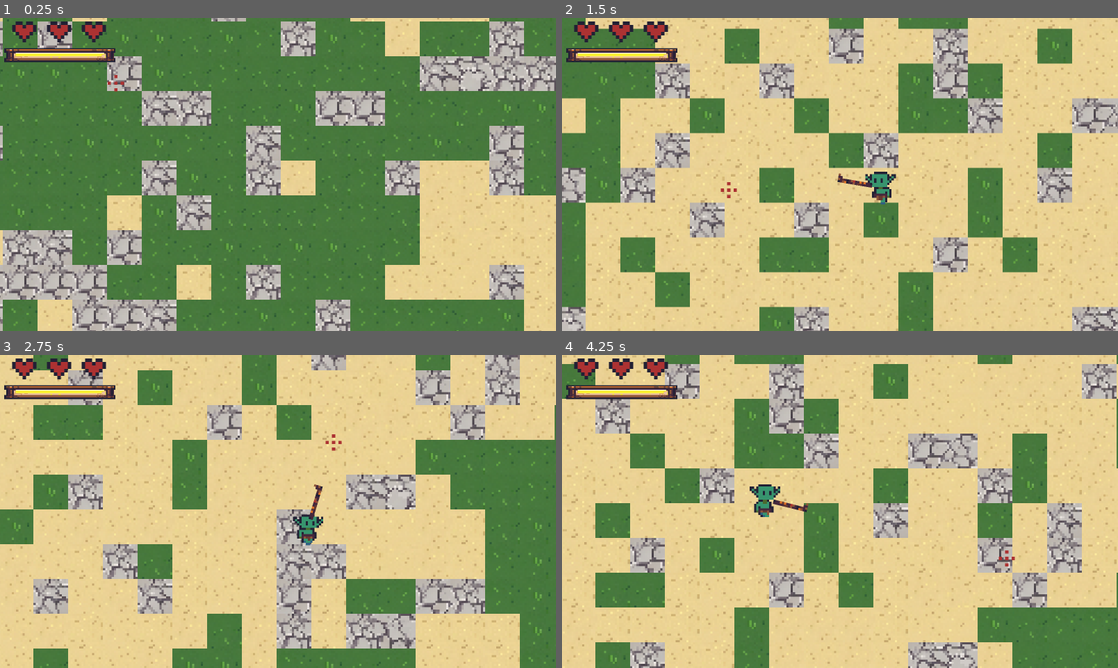
Above: before the commit, frames 1-4 (two rows, left to right).
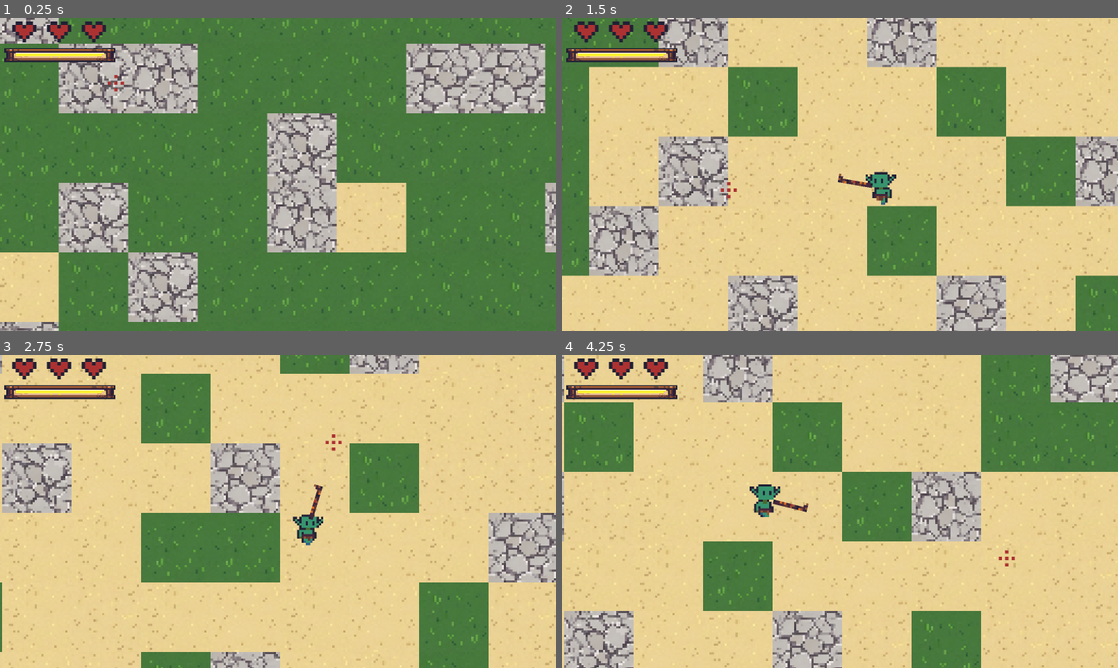
Above: after the commit, the same moments.

Repository: futurediffusion/nuclear-sand-box
Game: Godot game, scene res://scenes/main.tscn
The game is run twice, just before and just after one commit, with the same random seed, the same clock (stepped at 60 frames per second) and the same inputs. The project has no main scene, so this scene is started directly. Sound files missing from this copy of the repository are replaced by a short silence.
Inputs (mouse positions are in pixels of both pictures, inside the frame that each line leads up to):
- Up to frame 1 (0.25 s): no input
- Up to frame 2 (1.5 s): tap Enter at 0.5 s; move the mouse to (962, 158) at 0.52 s; hold Right (move_right) 0.53-1.28 s; click (962, 158) at 0.6 s; move the mouse to (728, 190) at 1.27 s; hold Down (move_down) from 1.28 s (still down); right-click (728, 190) at 1.35 s
- Up to frame 3 (2.75 s): move the mouse to (333, 442) at 2.02 s; release Down (move_down) at 2.03 s; hold Right (move_right) from 2.03 s (still down); tap 1 at 2.1 s
- Up to frame 4 (4.25 s): move the mouse to (812, 574) at 2.77 s; release Right (move_right) at 2.78 s; hold Up (move_up) 2.78-3.53 s; tap 2 at 2.85 s; move the mouse to (1006, 558) at 3.52 s; hold Left (move_left) from 3.53 s (still down); tap 3 at 3.6 s

The runs differ from the first frame. In frame 1, 52% of the frame differs, in the area x 0-100%, y 0-100%; in frame 2, 51%; in frame 3, 54%; in frame 4, 54%.

Commit message:
32x32 fix and tabern sprites

Diff:
--- a/art/tiles/terrain.tres
+++ b/art/tiles/terrain.tres
@@ -2,45 +2,19 @@
 
 [ext_resource type="Texture2D" uid="uid://q6q3alo0lsht" path="res://art/tiles/floortiles.png" id="1_7fais"]
 
-[sub_resource type="TileSetAtlasSource" id="TileSetAtlasSource_v1e5s"]
+[sub_resource type="TileSetAtlasSource" id="TileSetAtlasSource_7fais"]
 texture = ExtResource("1_7fais")
 texture_region_size = Vector2i(32, 32)
 0:0/0 = 0
 1:0/0 = 0
 2:0/0 = 0
-3:0/0 = 0
-4:0/0 = 0
-5:0/0 = 0
+2:1/0 = 0
+2:2/0 = 0
+1:2/0 = 0
+1:1/0 = 0
 0:1/0 = 0
-1:1/0 = 0
-2:1/0 = 0
-3:1/0 = 0
-4:1/0 = 0
-5:1/0 = 0
 0:2/0 = 0
-1:2/0 = 0
-2:2/0 = 0
-3:2/0 = 0
-4:2/0 = 0
-5:2/0 = 0
-0:3/0 = 0
-1:3/0 = 0
-2:3/0 = 0
-3:3/0 = 0
-4:3/0 = 0
-5:3/0 = 0
-0:4/0 = 0
-1:4/0 = 0
-2:4/0 = 0
-3:4/0 = 0
-4:4/0 = 0
-5:4/0 = 0
-0:5/0 = 0
-1:5/0 = 0
-2:5/0 = 0
-3:5/0 = 0
-4:5/0 = 0
-5:5/0 = 0
 
 [resource]
-sources/0 = SubResource("TileSetAtlasSource_v1e5s")
+tile_size = Vector2i(32, 32)
+sources/0 = SubResource("TileSetAtlasSource_7fais")
--- a/scripts/world/world.gd
+++ b/scripts/world/world.gd
@@ -4,7 +4,7 @@
 
 @export var width: int = 256
 @export var height: int = 256
-@export var chunk_size: int = 64
+@export var chunk_size: int = 32
 @export var active_radius: int = 1  # chunks activos alrededor del player
 @export var copper_ore_scene: PackedScene
 @export var chunk_check_interval: float = 0.3
@@ -19,7 +19,7 @@
 var current_player_chunk := Vector2i(-999, -999)
 
 var spawn_tile: Vector2i
-const COPPER_MIN_DIST_TILES := 20
+const COPPER_MIN_DIST_TILES := 10
 var _chunk_timer: float = 0.0
 var _pick_rng := RandomNumberGenerator.new()
 
@@ -33,20 +33,20 @@
 # Formato: [atlas_coords, peso_relativo]
 # Bioma: 0=arena, 1=pasto, 2=piedra
 const BIOME_TILES = {
-	0: [  # Arena
-		{"col_range": [0,2], "row": 1, "w": 70},  # los 3 tiles de arena
-		{"col_range": [0,2], "row": 2, "w": 15},  # los 3 tiles de piedra (invasión)
-		{"col_range": [0,2], "row": 0, "w": 15},  # los 3 tiles de pasto (invasión)
+	0: [  # Arena dominante
+		{"col_range": [0,2], "rows": [1], "w": 70},  # arena
+		{"col_range": [0,2], "rows": [2], "w": 15},  # invasión piedra
+		{"col_range": [0,2], "rows": [0], "w": 15},  # invasión pasto
 	],
-	1: [  # Pasto
-		{"col_range": [0,2], "row": 0, "w": 70},  # los 3 tiles de pasto
-		{"col_range": [0,2], "row": 2, "w": 20},  # los 3 tiles de piedra
-		{"col_range": [0,2], "row": 1, "w": 10},  # los 3 tiles de arena
+	1: [  # Pasto dominante
+		{"col_range": [0,2], "rows": [0], "w": 70},  # pasto
+		{"col_range": [0,2], "rows": [2], "w": 20},  # piedra
+		{"col_range": [0,2], "rows": [1], "w": 10},  # arena
 	],
-	2: [  # Piedra
-		{"col_range": [0,2], "row": 2, "w": 70},  # los 3 tiles de piedra
-		{"col_range": [0,2], "row": 1, "w": 20},  # los 3 tiles de arena
-		{"col_range": [0,2], "row": 0, "w": 10},  # los 3 tiles de pasto
+	2: [  # Piedra dominante
+		{"col_range": [0,2], "rows": [2], "w": 70},  # piedra
+		{"col_range": [0,2], "rows": [1], "w": 20},  # arena
+		{"col_range": [0,2], "rows": [0], "w": 10},  # pasto
 	],
 }
 
@@ -123,8 +123,12 @@
 	for cpos in loaded_chunks.keys():
 		if not needed.has(cpos):
 			unload_chunk(cpos)
-			generated_chunks.erase(cpos)
-			generating_chunks.erase(cpos)
+
+			# OJO: NO borrar generated_chunks.
+			# Si lo borras, el chunk se regenera al volver y rompe la coherencia del mundo.
+			# generated_chunks.erase(cpos)
+			# generating_chunks.erase(cpos)
+
 			unload_chunk_entities(cpos)
 			loaded_chunks.erase(cpos)
 
@@ -141,6 +145,7 @@
 				continue
 
 			var tile_atlas := pick_tile(x, y)
+			tile_atlas.y = clampi(tile_atlas.y, 0, 2)
 			tilemap.set_cell(0, Vector2i(x, y), 0, tile_atlas)
 
 		if y % 8 == 0:
@@ -172,25 +177,25 @@
 	var biome := get_biome(x, y)
 	var tiles: Array = BIOME_TILES[biome]
 
-	var total_weight := 0
+	var total_weight: int = 0
 	for t in tiles:
-		total_weight += t["w"]
+		total_weight += int(t["w"])
 
 	_pick_rng.seed = hash(Vector2i(x, y))
 
-	# 1) elegir qué grupo de tile gana (por peso)
-	var roll := _pick_rng.randi_range(0, total_weight - 1)
-	var acc := 0
-	var winner: Dictionary
+	var roll: int = _pick_rng.randi_range(0, total_weight - 1)
+	var acc: int = 0
+	var winner: Dictionary = {}
 	for t in tiles:
-		acc += t["w"]
+		acc += int(t["w"])
 		if roll < acc:
 			winner = t
 			break
 
-	# 2) dentro del grupo ganador, elegir la columna aleatoria (los 3 cuadros)
-	var col := _pick_rng.randi_range(winner["col_range"][0], winner["col_range"][1])
-	return Vector2i(col, winner["row"])
+	var col: int = _pick_rng.randi_range(int(winner["col_range"][0]), int(winner["col_range"][1]))
+	var rows: Array = winner["rows"]
+	var row: int = rows[_pick_rng.randi_range(0, rows.size() - 1)]
+	return Vector2i(col, row)
 
 # ─── Spawner ────────────────────────────────────────────────────
 
@@ -198,7 +203,7 @@
 var chunk_occupied_tiles: Dictionary = {}  # {Vector2i -> {Vector2i: true}}
 
 const INVALID_SPAWN_TILE := Vector2i(999999, 999999)
-const SAFE_PLAYER_SPAWN_RADIUS_TILES := 6
+const SAFE_PLAYER_SPAWN_RADIUS_TILES := 3
 const SPAWN_MAX_TRIES := 30
 const COPPER_FOOTPRINT_RADIUS_TILES := 0
 const CAMP_FOOTPRINT_RADIUS_TILES := 2
@@ -248,7 +253,7 @@
 
 	# Cerca del spawn: mínimo 1 intento
 	var chunk_center_tile := Vector2i(cx, cy)
-	if _tile_distance_to_spawn(chunk_center_tile) <= 30:
+	if _tile_distance_to_spawn(chunk_center_tile) <= 15:
 		attempts = max(attempts, 1)
 
 	var player_tile: Vector2i = spawn_tile
@@ -513,6 +518,9 @@
 		if is_instance_valid(e):
 			e.queue_free()
 	chunk_entities.erase(chunk_pos)
+	print("[SPAWN_SUMMARY] chunk=", chunk_pos,
+	" ores=", chunk_save[chunk_pos]["ores"].size(),
+	" camps=", chunk_save[chunk_pos]["camps"].size())
 func _tile_distance_to_spawn(t: Vector2i) -> float:
 	return spawn_tile.distance_to(t)
 
Binary file added: art/sprites/bar.png
Not shown, added: art/sprites/bar.png.import
Binary file added: art/tiles/walls_wood_v1.png
Not shown, added: art/tiles/walls_wood_v1.png.import
Binary file added: art/tiles/wood_floor.png
Not shown, added: art/tiles/wood_floor.png.import
Binary file added: aseprits/Sprite-0015.aseprite
